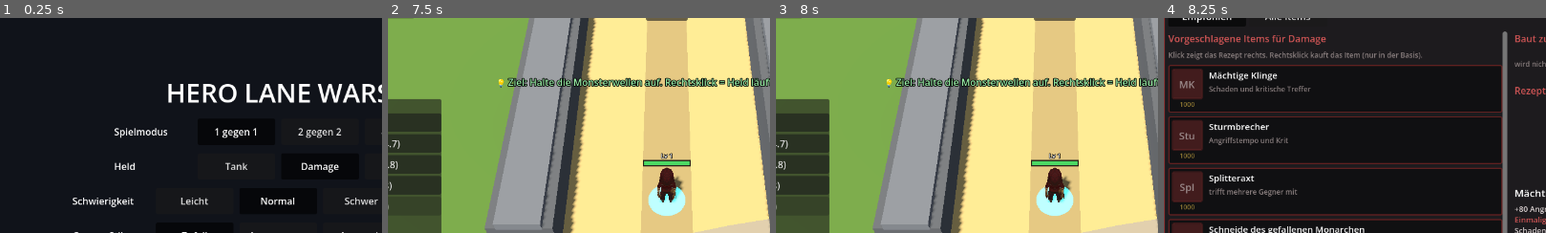
Above: before the commit, frames 1-4 (left to right).
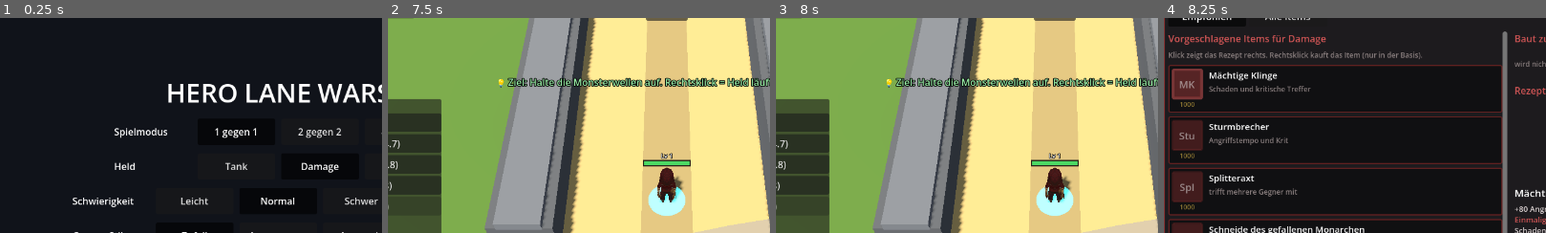
Above: after the commit, the same moments.

Repository: Tarux21/hero-lane-wars
Game: Godot game, scene res://scenes/main.tscn
The game is run twice, just before and just after one commit, with the same random seed, the same clock (stepped at 60 frames per second) and the same inputs.
Inputs:
- Up to frame 1 (0.25 s): no input
- Up to frame 2 (7.5 s): click "Normal" at 0.5 s; click "Normal" at 1.25 s; click "Spiel starten" at 2 s; click "+" at 2.75 s; click "–" at 3.5 s; click "–" at 4.25 s; click "–" at 5 s; click "–" at 5.75 s; click "–" at 6.5 s; click "–" at 7.25 s
- Up to frame 3 (8 s): no input
- Up to frame 4 (8.25 s): click "Gold 300" at 8 s
The pictures show only the part of the screen within x 14-64%, y 8-58%; the shares and areas given below are measured in that part.

Frames 1-3 are identical in both runs. In frame 4, 0.4% of the frame differs, in the area x 2-11%, y 23-38%.

Commit message:
Shop: gewaehltes Item in der Liste hervorgehoben; bereits gekaufte Teile im Rezept ausgegraut
Co-Authored-By: Claude Sonnet 5.5 <noreply@anthropic.com>

Diff:
--- a/godot/scripts/game.gd
+++ b/godot/scripts/game.gd
@@ -315,7 +315,7 @@
 		test_panel.visible = true
 	if shopshot:                         # Test: Shop zeigen
 		hero["gold"] = 1500.0
-		for id in ["bigSword", "rake", "hat", "heart"]:
+		for id in ["bigSword", "rake", "hat", "heart", "bigStaff"]:
 			items.buy(hero, id)
 		items.buy(hero, "potion")
 		shop.toggle()
--- a/godot/scripts/shop_stein.gd
+++ b/godot/scripts/shop_stein.gd
@@ -21,6 +21,8 @@
 var root: PanelContainer
 var sel := ""
 var tree_root := ""
+var _owned := {}                            # Rucksack-Zähler beim Aufbau des Baums (gekaufte Teile grau)
+var last_bag: Array = []
 var tab := 0                                # 0 Empfohlen, 1 Alle Items
 var filter := "all"
 var search := ""
@@ -349,7 +351,7 @@
 	pl.mouse_filter = Control.MOUSE_FILTER_STOP
 	pl.gui_input.connect(func(ev: InputEvent): _on_item_input(ev, iid, false))
 	vb.add_child(pl)
-	tiles.append({"id": id, "btn": b, "box": vb, "frame": col})
+	tiles.append({"id": id, "btn": b, "box": vb, "sty": HudStein.box(col.darkened(0.25), pal["border"].darkened(0.35), 2, 3, 2), "sty_sel": HudStein.box(col, pal["hi"], 4, 3, 2), "is_sel": false})
 	return vb
 
 
@@ -406,6 +408,9 @@
 		none.add_theme_font_size_override("font_size", 12)
 		none.add_theme_color_override("font_color", pal["dim"])
 		builds_row.add_child(none)
+	_owned = {}
+	for b in g.hero["bag"]:
+		_owned[b] = int(_owned.get(b, 0)) + 1
 	tree_box.add_child(_tree_node(tree_root, 40.0, 0))
 	var it: Dictionary = g.items.item[id]
 	name_label.text = str(it["name"])
@@ -449,11 +454,17 @@
 
 
 ## Rezeptbaum: das Item oben, darunter nebeneinander seine Teile (jeweils wieder mit ihren Teilen)
-func _tree_node(id: String, size: float, depth: int) -> Control:
+func _tree_node(id: String, size: float, depth: int, parent_owned: bool = false) -> Control:
 	var vb := VBoxContainer.new()
 	vb.add_theme_constant_override("separation", 2)
 	var top := _small_tile(id, size, true)
 	top.size_flags_horizontal = Control.SIZE_SHRINK_CENTER
+	var is_owned := parent_owned
+	if depth > 0 and not parent_owned and int(_owned.get(id, 0)) > 0:       # schon im Rucksack: nur grau gezeigt, Kauf bleibt möglich
+		_owned[id] = int(_owned[id]) - 1
+		is_owned = true
+	if is_owned:
+		top.modulate = Color(1, 1, 1, 0.38)
 	vb.add_child(top)
 	var it: Dictionary = g.items.item[id]
 	if it.has("parts"):
@@ -466,7 +477,7 @@
 		row.add_theme_constant_override("separation", 10)
 		row.alignment = BoxContainer.ALIGNMENT_CENTER
 		for part in it["parts"]:
-			row.add_child(_tree_node(str(part), maxf(30.0, size - 3.0 * (depth + 1)), depth + 1))
+			row.add_child(_tree_node(str(part), maxf(30.0, size - 3.0 * (depth + 1)), depth + 1, is_owned))
 		vb.add_child(row)
 	return vb
 
@@ -532,6 +543,10 @@
 func refresh_all() -> void:
 	if g.hero.is_empty() or sel == "":
 		return
+	if g.hero["bag"] != last_bag:                              # Rucksack hat sich geändert (Kauf, Verkauf): Baum neu aufbauen
+		last_bag = (g.hero["bag"] as Array).duplicate()
+		_select(sel, false)
+		return
 	gold_label.text = "Gold  %d" % int(g.hero["gold"])
 	var it: Dictionary = g.items.item[sel]
 	var price: int = int(it["cost"]) if it.get("consumable", false) else int(g.items.resolve_buy(sel, g.hero["bag"])["cost"])
@@ -545,6 +560,11 @@
 	name_label.text = "%s   %d Gold" % [str(it["name"]), (g.items.total_cost(sel) if it.has("parts") else int(it["cost"]))]
 	note_label.text = (extra + ("\n" if extra != "" else "") + ("Nicht möglich: " + why if why != "" else "Bereit zum Kauf (Rechtsklick auf ein Item kauft ebenfalls).") +
 		("\nVerkauf: %d Gold" % sell_val if sell_val > 0 else ""))
+	for e in tiles:                                             # gewähltes Item in der Liste hervorheben
+		var is_sel: bool = e["id"] == sel
+		if is_sel != e["is_sel"]:
+			e["is_sel"] = is_sel
+			(e["btn"] as Button).add_theme_stylebox_override("normal", e["sty_sel"] if is_sel else e["sty"])
 	for e in tiles:
 		var tp: int = int(g.items.item[e["id"]]["cost"]) if g.items.item[e["id"]].get("consumable", false) else int(g.items.resolve_buy(e["id"], g.hero["bag"])["cost"])
 		(e["box"] as Control).modulate = Color.WHITE if g.hero["gold"] >= tp else Color(1, 1, 1, 0.55)
